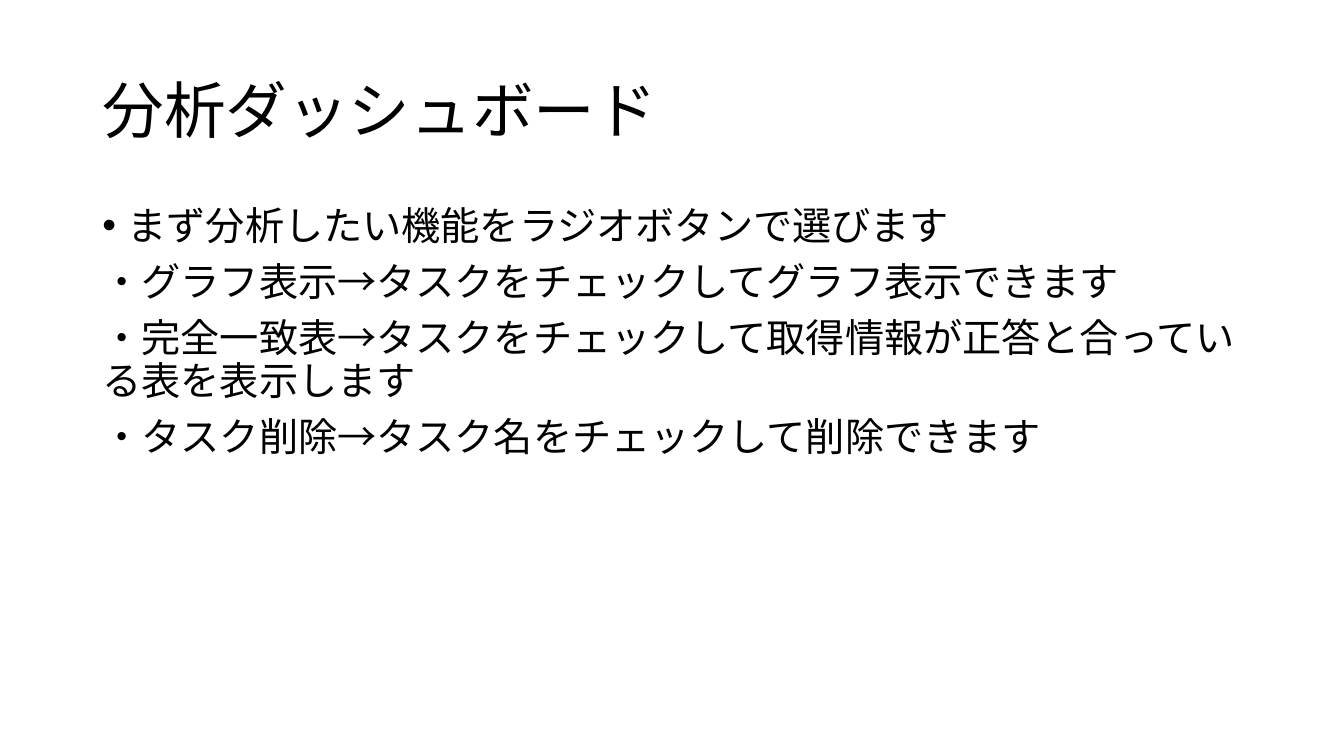
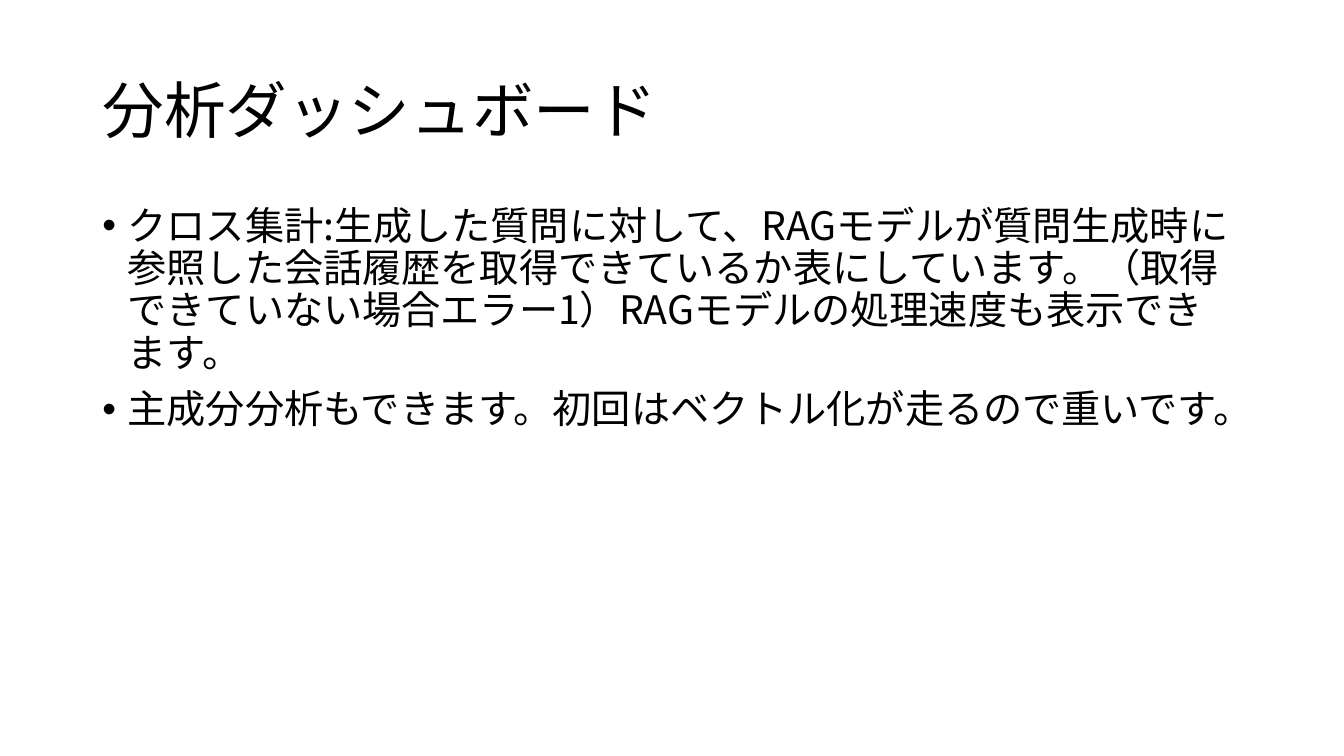
Before and after one commit to flymywife/Meta-CommunicationRAG, a slide deck: slide 15 of mcrag-app-mcp/sample/MCRAG_mcp_マニュアル.pptx (slide 14 before the commit). Drawn at 1344x756 pixels with LibreOffice and Linux fonts; fonts in the diff are those of the drawing. Boxes give left, top, right and bottom in pixels: in the first picture for what was removed or moved away, otherwise in the second. Text is boxed around its words. In the diff, an @@ line names an element or a change of style, - is before the commit and + after.

```diff
--- a/mcrag-app-mcp/sample/MCRAG_mcp_マニュアル.pptx
+++ b/mcrag-app-mcp/sample/MCRAG_mcp_マニュアル.pptx
@@ text at <box>128,206,1253,426</box>: text changed @@
-• まず分析したい機能をラジオボタンで選びます
-・グラフ表示→タスクをチェックしてグラフ表示できます
-・完全一致表→タスクをチェックして取得情報が正答と合っている表を表示します
-・タスク削除→タスク名をチェックして削除できます
+• クロス集計:生成した質問に対して、RAGモデルが質問生成時に参照した会話履歴を取得できているか表にしています。（取得できていない場合エラー1）RAGモデルの処理速度も表示できます。
+• 主成分分析もできます。初回はベクトル化が走るので重いです。
```
Also in this commit, not shown: 2 other slides changed, 2 slides added, 15 other files.
